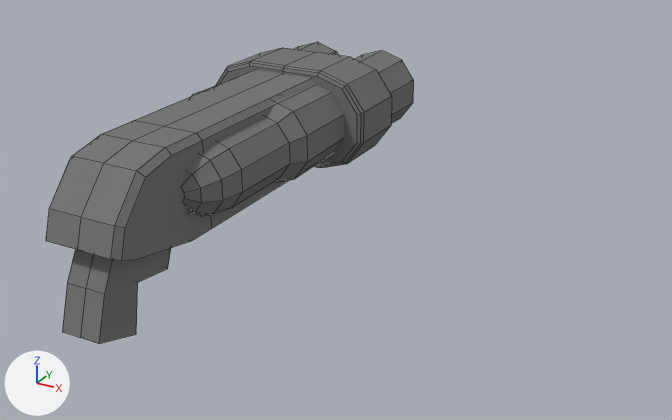
Two versions of the Blender file src/assets/models/player_weapon.blend, one commit apart.
One viewpoint serves both versions: a 50 mm lens placed at (2.47, -3.55, 1.49), pointed at (0.04, 0.86, -0.71). The lights are fixed; the arrows at lower left show +X, +Y and +Z. Mesh edges are drawn as thin lines.
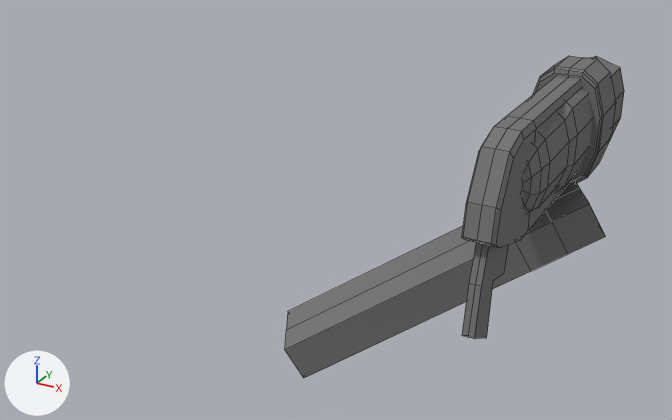
Commit message: assets: new weapon model

The change, as JSON lines over the scene's bpy script:
```json
{"block": "me_cube_002", "where": "# used by ob_cube; location = (0.0, 0.0, 0.0)"}
{"op": "remove", "block": "me_cube_002", "code": "me_cube_002.from_pydata(...)  # 143 vertices, 109 faces; spans x 0.0..0.45, y -1.2..1.1, z -0.56..0.26"}
{"op": "add", "block": "me_cube_002", "code": "me_cube_002.from_pydata(...)  # 264 vertices, 216 faces; spans x -0.69..1.37, y 0.72..3.02, z -2.13..-0.08"}
{"block": "me_cube_002", "change": "me_cube_002 part 1: the loose piece of 42 vertices spanning x 0.16..0.36, y -0.73..0.46, z -0.21..0.21 is scaled about its middle by (0.62, 1, 1.53), then moved by (0.82, 1.92, -0.48)"}
{"block": "me_cube_002", "change": "me_cube_002 part 2: a new loose piece of 61 vertices spanning x 0.86..1.05, y 0.72..2.52, z -1.34..-0.14, in mat_metal (grey #797979)"}
{"block": "me_cube_002", "change": "me_cube_002 part 3: a new loose piece of 56 vertices spanning x 0.71..1.21, y 2.3..2.64, z -0.88..-0.08, in mat_metal (grey #797979)"}
{"block": "me_cube_002", "change": "me_cube_002 part 4: a new loose piece of 32 vertices spanning x -0.69..1.37, y 1.01..2.47, z -2.13..-0.63, in mat_metal (grey #797979)"}
{"block": "me_cube_002", "change": "me_cube_002 part 5: a new loose piece of 31 vertices spanning x 0.74..1.18, y 2.54..3.02, z -0.8..-0.16, in mat_metal (grey #797979)"}
{"block": "me_cube_002", "change": "me_cube_002 part 6: the loose piece of 38 vertices spanning x 0.0..0.2, y -1.2..0.6, z -0.56..0.22 is deleted"}
{"block": "me_cube_002", "change": "me_cube_002 part 7: the loose piece of 32 vertices spanning x 0.0..0.45, y 0.38..0.72, z -0.26..0.26 is deleted"}
{"block": "me_cube_002", "change": "me_cube_002 part 8: the loose piece of 31 vertices spanning x 0.01..0.41, y 0.61..1.1, z -0.21..0.21 is deleted"}
{"op": "remove", "block": "ob_cube", "code": "_m = ob_cube.modifiers.new('Mirror', 'MIRROR')"}
{"op": "remove", "block": "ob_cube", "code": "_m.use_clip = True"}
```

Pixel boxes (x1, y1, x2, y2) of what changed, in the pictures (672 x 420 px; the box of a moved part takes in the faces that stretch with it):
```json
{"object": "Cube", "change": "reshaped, modifiers changed", "before": [46, 42, 414, 344], "after": [285, 56, 624, 378], "on screen": "8% narrower, 7% taller"}
{"part": 1, "of": "me_cube_002", "change": "moved or reshaped", "before": [182, 84, 344, 216], "after": [523, 88, 593, 213]}
{"part": 2, "of": "me_cube_002", "change": "added", "after": [462, 76, 582, 339]}
{"part": 3, "of": "me_cube_002", "change": "added", "after": [533, 56, 616, 183]}
{"part": 4, "of": "me_cube_002", "change": "added", "after": [285, 181, 606, 378]}
{"part": 5, "of": "me_cube_002", "change": "added", "after": [590, 56, 624, 138]}
{"part": 6, "of": "me_cube_002", "change": "deleted", "before": [46, 70, 317, 344]}
{"part": 7, "of": "me_cube_002", "change": "deleted", "before": [216, 48, 392, 168]}
{"part": 8, "of": "me_cube_002", "change": "deleted", "before": [295, 42, 414, 124]}
```
